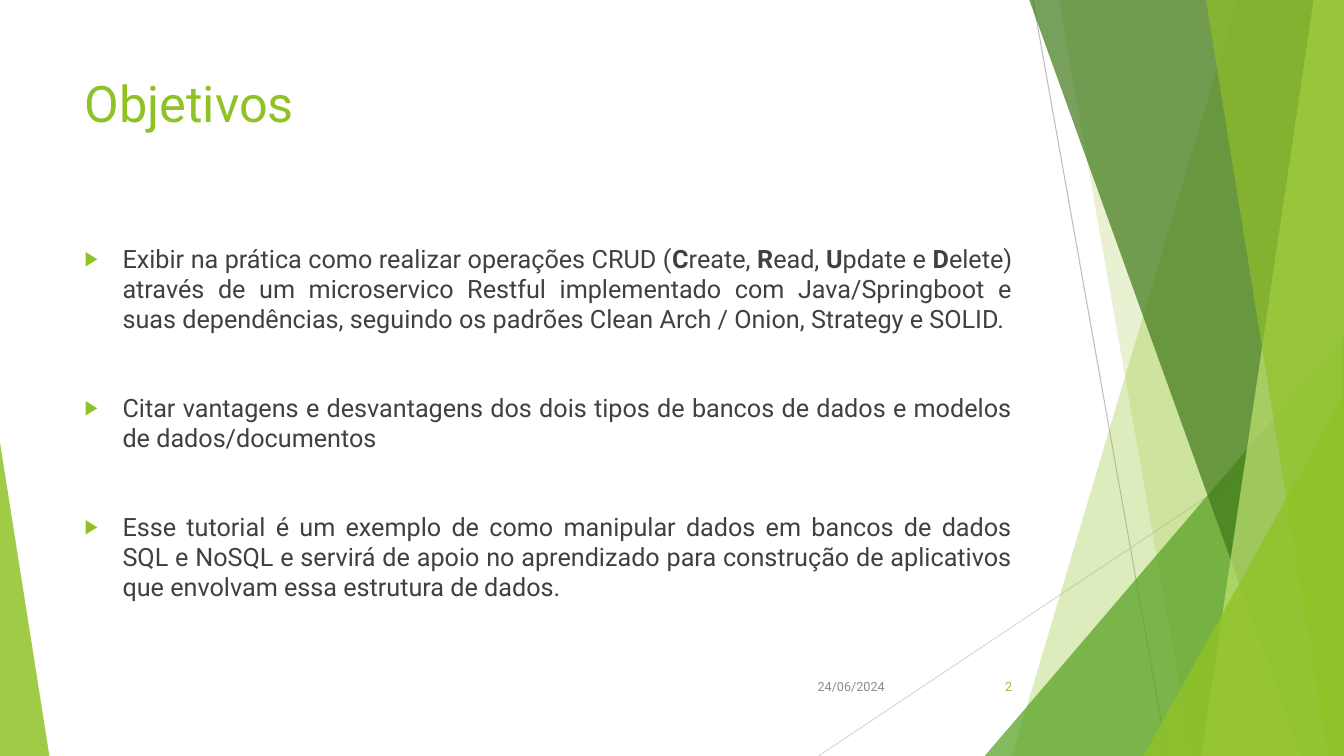
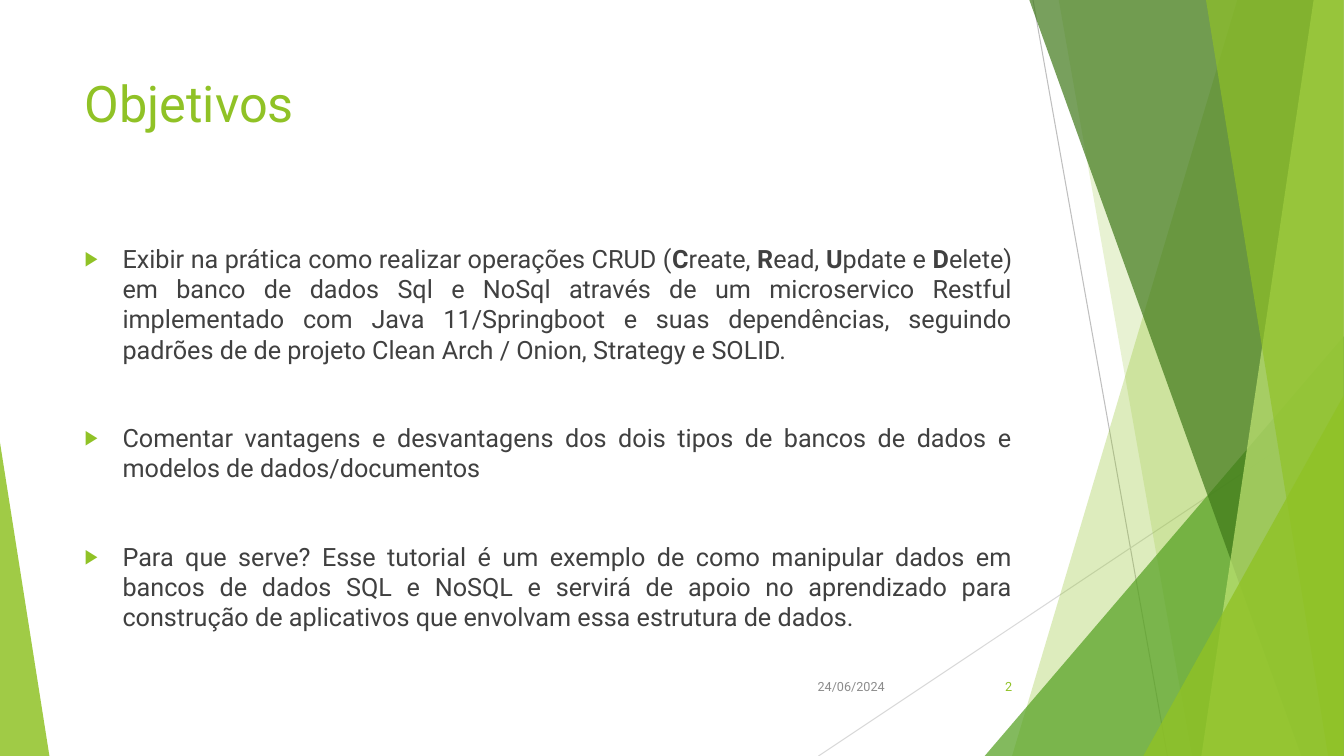
Before and after one commit to evertongodoy/senac-db, a slide deck: slide 2 of presentation/Senac.pptx. Drawn at 1344x756 pixels with LibreOffice and Linux fonts; fonts in the diff are those of the drawing. Boxes give left, top, right and bottom in pixels: in the first picture for what was removed or moved away, otherwise in the second. Text is boxed around its words. In the diff, an @@ line names an element or a change of style, - is before the commit and + after.

Commit message:
ppt updated

```diff
--- a/presentation/Senac.pptx
+++ b/presentation/Senac.pptx
@@ text at [123, 248, 1013, 632]: text changed @@
-▶ Exibir na prática como realizar operações CRUD (Create, Read, Update e Delete) através de um microservico Restful implementado com Java/Springboot e suas dependências, seguindo os padrões Clean Arch / Onion, Strategy e SOLID.
-▶ Citar vantagens e desvantagens dos dois tipos de bancos de dados e modelos de dados/documentos
-▶ Esse tutorial é um exemplo de como manipular dados em bancos de dados SQL e NoSQL e servirá de apoio no aprendizado para construção de aplicativos que envolvam essa estrutura de dados.
+▶ Exibir na prática como realizar operações CRUD (Create, Read, Update e Delete) em banco de dados Sql e NoSql através de um microservico Restful implementado com Java 11/Springboot e suas dependências, seguindo padrões de de projeto Clean Arch / Onion, Strategy e SOLID.
+▶ Comentar vantagens e desvantagens dos dois tipos de bancos de dados e modelos de dados/documentos
+▶ Para que serve? Esse tutorial é um exemplo de como manipular dados em bancos de dados SQL e NoSQL e servirá de apoio no aprendizado para construção de aplicativos que envolvam essa estrutura de dados.
```
Also in this commit, not shown: 8 other slides changed.
